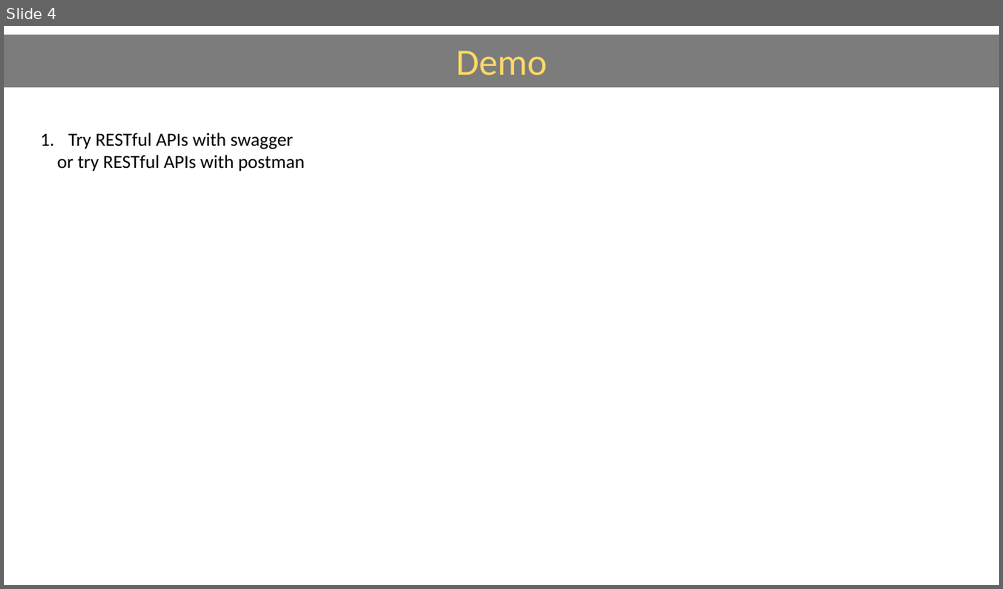
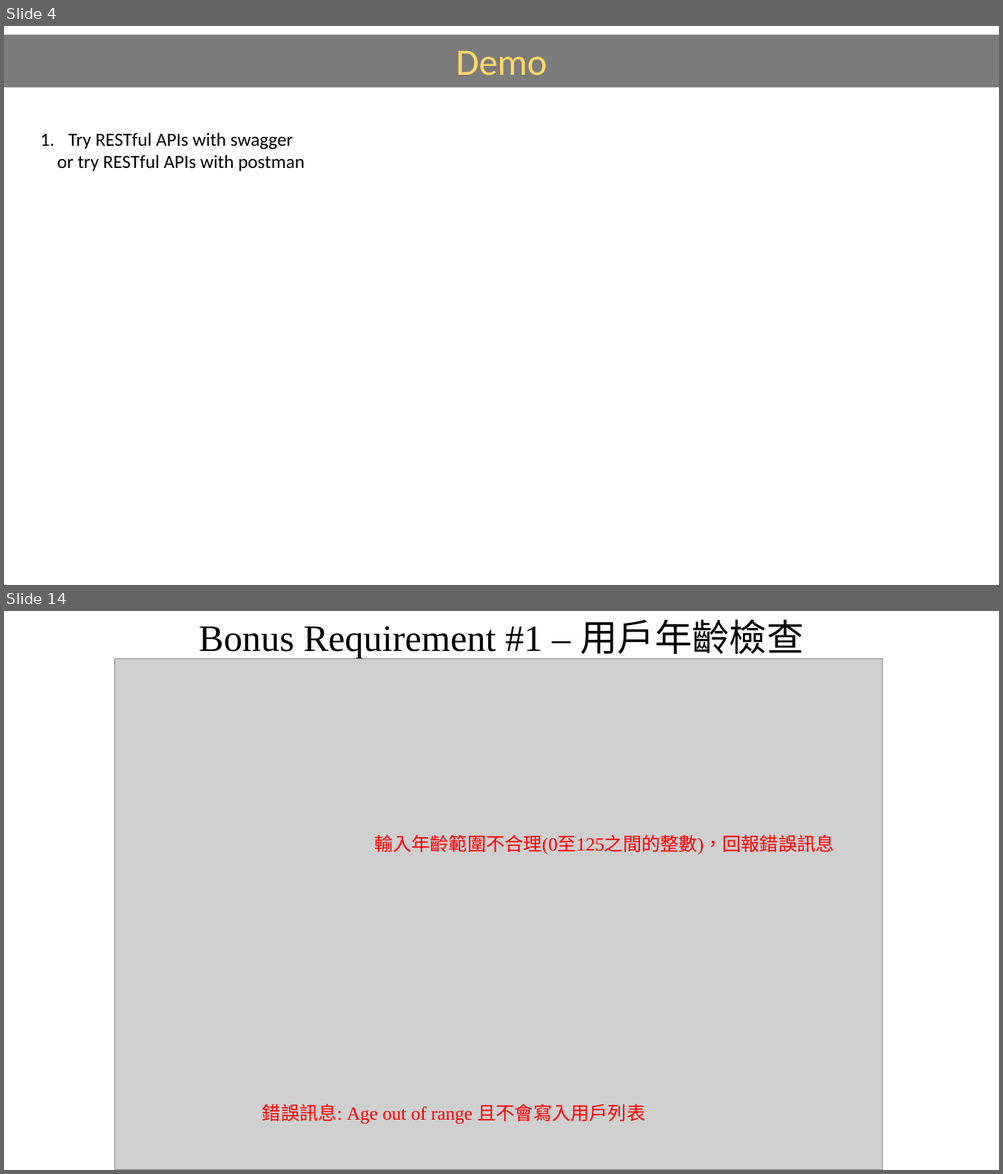
Before and after one commit to Teng91/RESTful-server-with-APIs, a slide deck: SW2_Backend_Handson_Practice_v3.pptx. Shown one above the other, each under a label of ours: slide 4 before the commit, slides 4 and 14 after it; the slides between them are not shown. The pictures are 1003x589 and 1003x1174 pixels, drawn with LibreOffice and Linux fonts; fonts in the diff are those of the drawing; grey boxes stand for pictures. Boxes give left, top, right and bottom in pixels: in the first picture for what was removed or moved away, otherwise in the second. Text is boxed around its words. In the diff, an @@ line names an element or a change of style, - is before the commit and + after.

```diff
--- a/SW2_Backend_Handson_Practice_v3.pptx
+++ b/SW2_Backend_Handson_Practice_v3.pptx
@@ slide 14 added at box(4, 611, 999, 1170), background #FFFFFF @@
@@ title added at box(199, 619, 803, 661), 36 pt, text #000000 @@
+Bonus Requirement #1 – 用戶年齡檢查
@@ picture added at box(114, 659, 882, 1170) @@
@@ text added at box(374, 834, 834, 854), 18 pt, text #FF0000 @@
+輸入年齡範圍不合理(0至125之間的整數)，回報錯誤訊息
@@ text added at box(262, 1104, 645, 1125), 18 pt, text #FF0000 @@
+錯誤訊息: Age out of range 且不會寫入用戶列表
```
Also in this commit, not shown: 2 slides changed, 10 other slides added, 6 slides removed, 5 other files.
